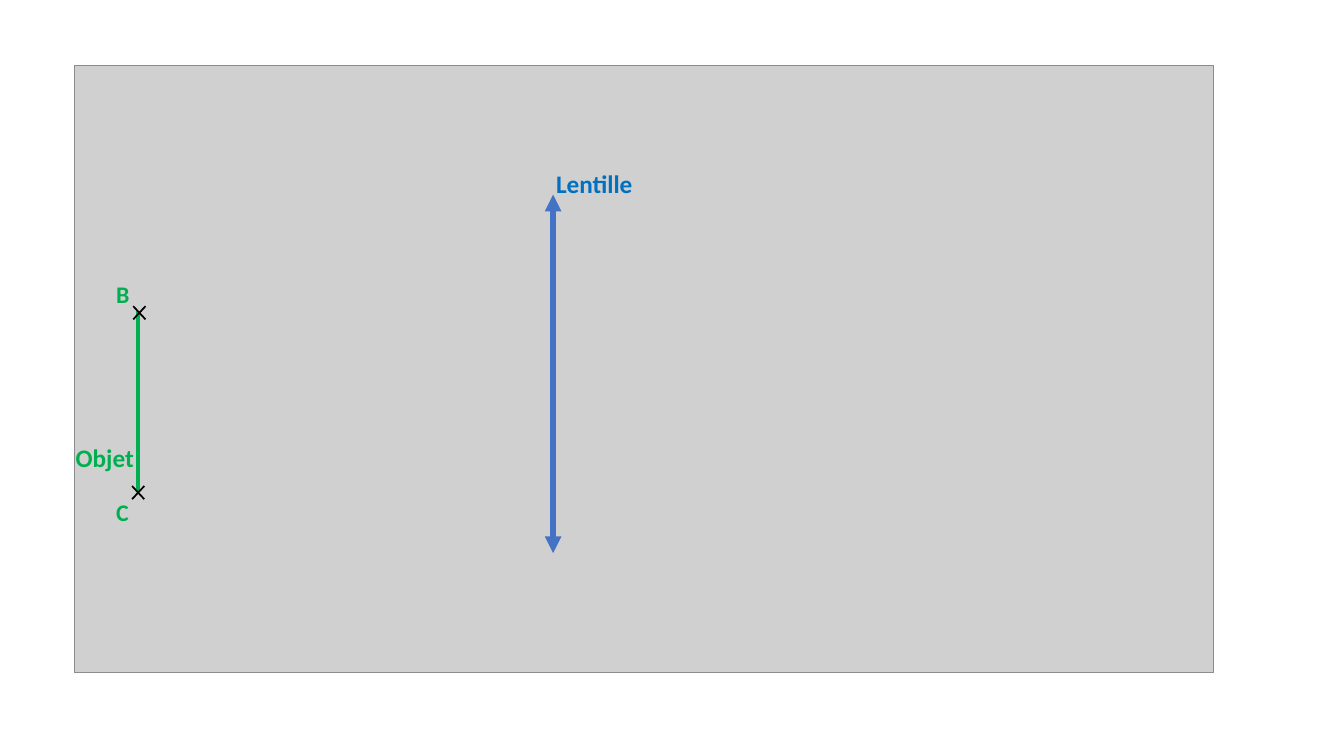
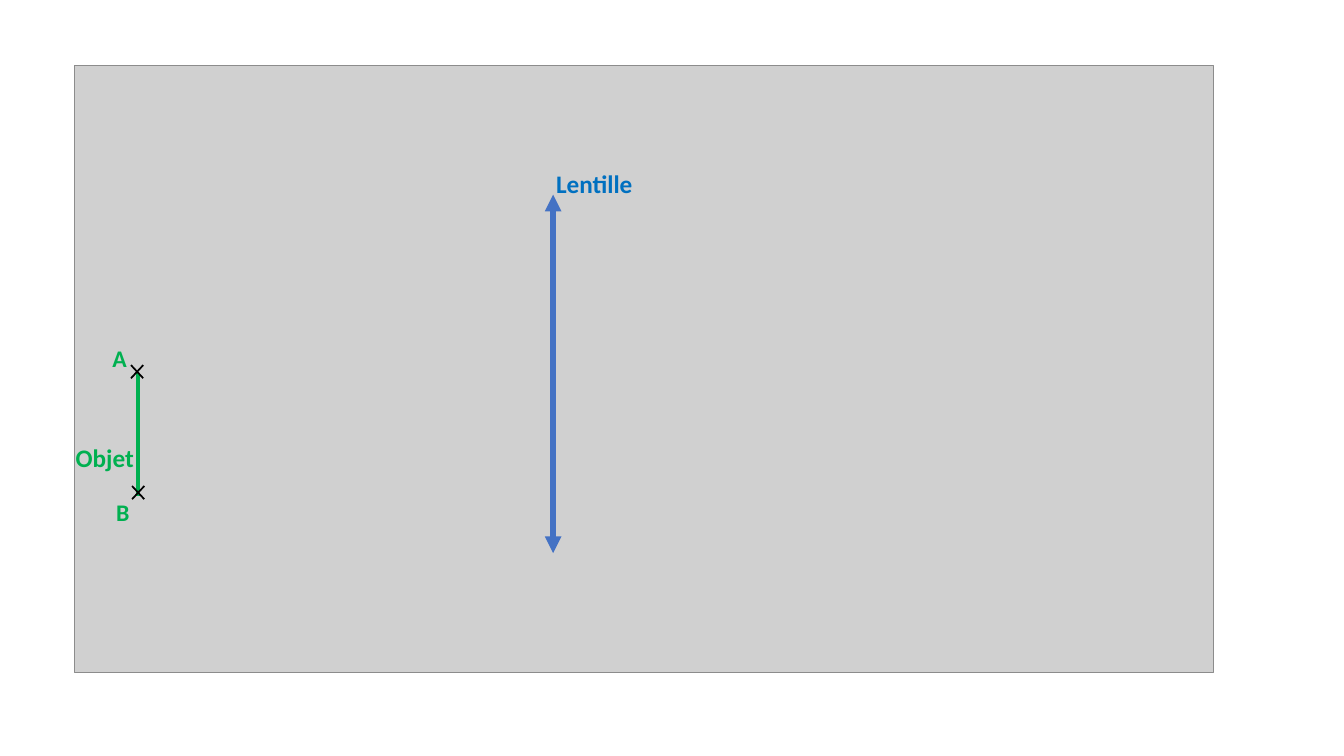
Before and after one commit to pierreghesqui/Lyc-e, a slide deck: slide 2 of Seconde/Chapitre8-LentilleEtOeil/Activité-TracéDesRayons/Activité-TraceDesRayons.pptx. Drawn at 1344x756 pixels with LibreOffice and Linux fonts; fonts in the diff are those of the drawing; grey boxes stand for pictures. Boxes give left, top, right and bottom in pixels: in the first picture for what was removed or moved away, otherwise in the second. Text is boxed around its words. In the diff, an @@ line names an element or a change of style, - is before the commit and + after.

```diff
--- a/Seconde/Chapitre8-LentilleEtOeil/Activité-TracéDesRayons/Activité-TraceDesRayons.pptx
+++ b/Seconde/Chapitre8-LentilleEtOeil/Activité-TracéDesRayons/Activité-TraceDesRayons.pptx
@@ text at <box>112,351,126,367</box>: text changed @@
-B
+A
@@ cross: place and size @@
-cross at <box>129,301,151,325</box>
+cross at <box>126,360,148,383</box>
@@ line moved from (138, 491) - (138, 311) to (138, 497) - (138, 374) @@
@@ text at <box>116,505,129,521</box>: text changed @@
-C
+B
```
Also in this commit, not shown: 1 other slide changed, 12 other files.
